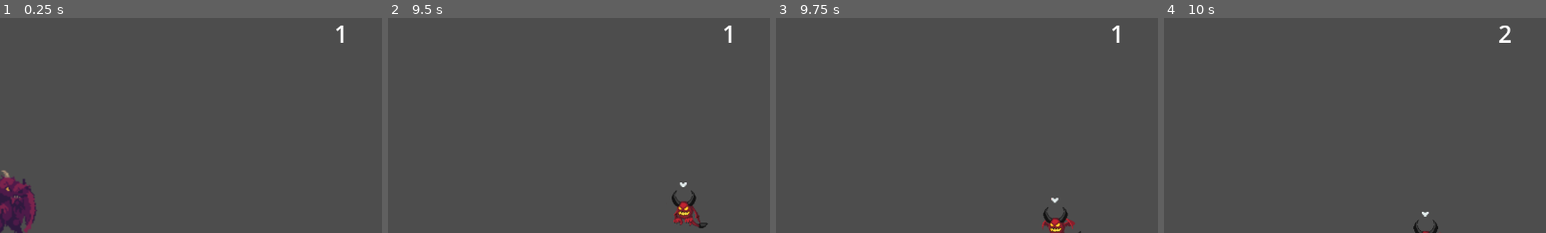
Above: before the commit, frames 1-4 (left to right).
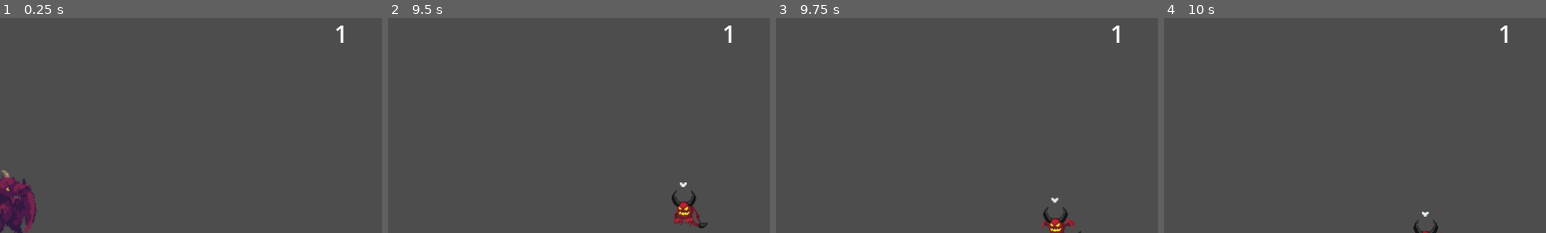
Above: after the commit, the same moments.

Repository: hgomezm92/dragons-abyss
Game: Godot game, scene res://scenes/main/main.tscn
The game is run twice, just before and just after one commit, with the same random seed, the same clock (stepped at 60 frames per second) and the same inputs.
Inputs (mouse positions are % of the whole screen's width and height, from its top left):
- Up to frame 1 (0.25 s): no input
- Up to frame 2 (9.5 s): tap Enter at 0.5 s; move the mouse to (72, 45) at 0.52 s; hold D (move_right) 0.53-1.28 s; hold Space (shoot) 0.53-1.28 s; move the mouse to (30, 55) at 1.27 s; hold S (move_down) 1.28-2.03 s; tap Space (shoot) every 1.5 s from 1.35 to 8.85 s; move the mouse to (60, 28) at 2.02 s; hold D (move_right) 2.03-2.78 s; hold Space (shoot) 2.03-2.78 s; move the mouse to (45, 70) at 2.77 s; hold W (move_up) 2.78-3.53 s; move the mouse to (80, 65) at 3.52 s; hold Space (shoot) 3.53-4.28 s; hold A (move_left) 3.53-5.03 s; move the mouse to (20, 35) at 4.27 s; move the mouse to (55, 50) at 5.02 s; hold S (move_down) 5.03-5.78 s; hold Space (shoot) 5.03-5.78 s; move the mouse to (35, 25) at 5.77 s; hold D (move_right) 5.78-6.53 s; move the mouse to (72, 45) at 6.52 s; hold W (move_up) 6.53-7.28 s; hold Space (shoot) 6.53-7.28 s; move the mouse to (30, 55) at 7.27 s; hold D (move_right) 7.28-8.03 s; move the mouse to (60, 28) at 8.02 s; hold S (move_down) 8.03-8.78 s; hold Space (shoot) 8.03-8.78 s; move the mouse to (45, 70) at 8.77 s; hold A (move_left) from 8.78 s (still down)
- Up to frame 3 (9.75 s): move the mouse to (80, 65) at 9.52 s; release A (move_left) at 9.53 s; hold W (move_up) from 9.53 s (still down); hold Space (shoot) from 9.53 s (still down)
- Up to frame 4 (10 s): keep holding W (move_up); keep holding Space (shoot)
The pictures show only the part of the screen within x 50-100%, y 6-56%; the shares and areas given below are measured in that part.

Frames 1-3 are identical in both runs. In frame 4, 0.1% of the frame differs, in the area x 87-91%, y 3-12%.

Commit message:
Remake wave system

Diff:
--- a/scenes/systems/enemy_spawner.gd
+++ b/scenes/systems/enemy_spawner.gd
@@ -2,32 +2,33 @@
 
 @export var enemy_scene: PackedScene
 @onready var _enemy_timer = $EnemySpawnTimer
-@onready var _wave_timer = $WaveTimer
 var _wave_count: int = 1
 var _spawn_interval: float = 2.0
-var _wave_time: float = 10.0
+var _enemies_alive: int = 0
+var _enemies_to_spawn: int = 0
+var _is_spawning_finished: bool = false
 
 signal wave_finished
 
-func start() -> void:
+func _get_enemy_count_for_wave(wave):
+	return 5 + wave * 2
+
+func start_wave() -> void:
+	print("Wave ", _wave_count)
+
+	_enemies_to_spawn = _get_enemy_count_for_wave(_wave_count)
+	_enemies_alive = 0
+	_is_spawning_finished = false
+
 	_enemy_timer.wait_time = _spawn_interval
-	_wave_timer.wait_time = _wave_time
 	_enemy_timer.start()
-	_wave_timer.start()
-	print(_wave_count)
-
-func _on_wave_timer_timeout() -> void:
-	if _wave_count <= 5:
-		_wave_count += 1
-		wave_finished.emit(_wave_count)
-		_spawn_interval -= 0.5
-		_enemy_timer.stop()
-		start()
-
-func _on_enemy_spawn_timer_timeout() -> void:
-		_spawn_enemy()
 
 func _spawn_enemy():
+	if _enemies_to_spawn <= 0:
+		_enemy_timer.stop()
+		_is_spawning_finished = true
+		_check_wave_end()
+		return
 	# Create a new instance of the Enemy scene
 	var enemy = enemy_scene.instantiate()
 
@@ -38,5 +39,30 @@
 	# Set the enemy's position to the random location
 	enemy.position = enemy_spawn_location.position
 
+	enemy.enemy_died.connect(_on_enemy_died)
 	# Spawn the enemy by adding it to the Main scene
 	get_tree().root.add_child(enemy)
+
+	_enemies_to_spawn -= 1
+	_enemies_alive += 1
+
+func _on_enemy_died():
+	_enemies_alive -= 1
+	_check_wave_end()
+
+func _check_wave_end():
+	if _is_spawning_finished and _enemies_alive <= 0:
+		_end_wave()
+
+func _end_wave():
+	print("Wave finished")
+
+	_wave_count += 1
+	_spawn_interval = max(0.5, _spawn_interval - 0.3)
+	wave_finished.emit(_wave_count)
+
+	await get_tree().create_timer(2.0).timeout
+	start_wave()
+
+func _on_enemy_spawn_timer_timeout() -> void:
+		_spawn_enemy()
--- a/scenes/systems/enemy_spawner.tscn
+++ b/scenes/systems/enemy_spawner.tscn
@@ -21,8 +21,4 @@
 [node name="EnemySpawnTimer" type="Timer" parent="."]
 wait_time = 2.0
 
-[node name="WaveTimer" type="Timer" parent="."]
-one_shot = true
-
 [connection signal="timeout" from="EnemySpawnTimer" to="." method="_on_enemy_spawn_timer_timeout"]
-[connection signal="timeout" from="WaveTimer" to="." method="_on_wave_timer_timeout"]
--- a/scripts/enemies/enemy.gd
+++ b/scripts/enemies/enemy.gd
@@ -7,6 +7,8 @@
 @export var hitbox: Area2D
 var _health: int = 2
 var _player: CharacterBody2D
+
+signal enemy_died
 
 # Called when the node enters the scene tree for the first time.
 func _ready() -> void:
@@ -45,6 +47,8 @@
 	self.collision_layer = 0
 	self.collision_mask = 0
 
+	enemy_died.emit()
+
 	if !animation.animation_finished.is_connected(_on_animation_finished):
 		animation.animation_finished.connect(_on_animation_finished)
 
--- a/scripts/main/main.gd
+++ b/scripts/main/main.gd
@@ -12,4 +12,4 @@
 	_player.connect("damage_taken", _hud.update_health_bar)
 	_enemy_spawner.connect("wave_finished", _hud.update_wave_counter)
 
-	_enemy_spawner.start()
+	_enemy_spawner.start_wave()
